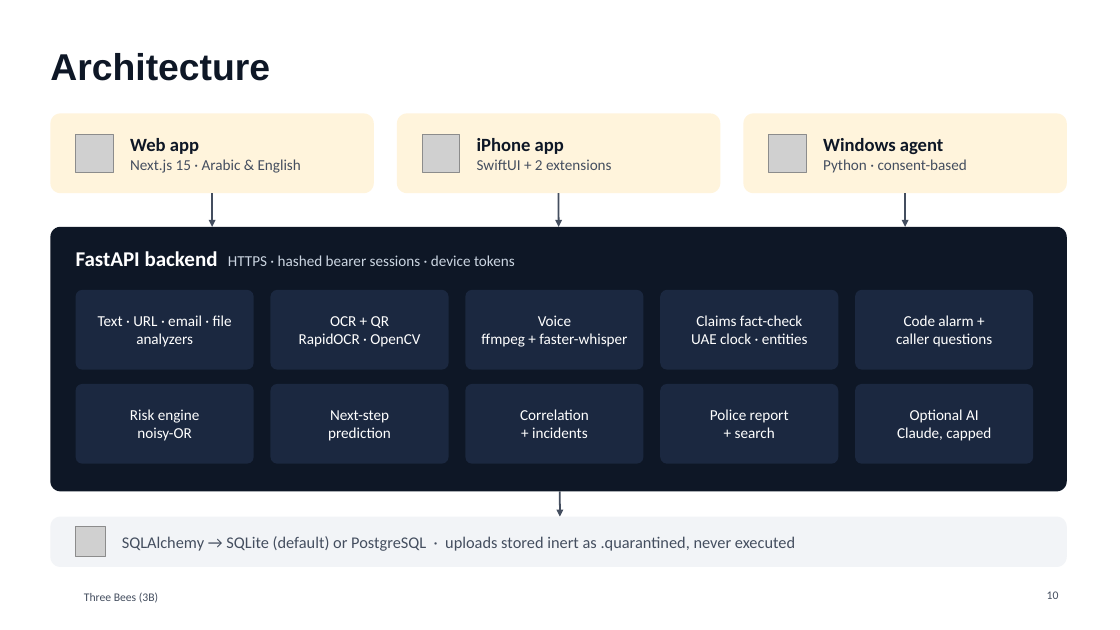
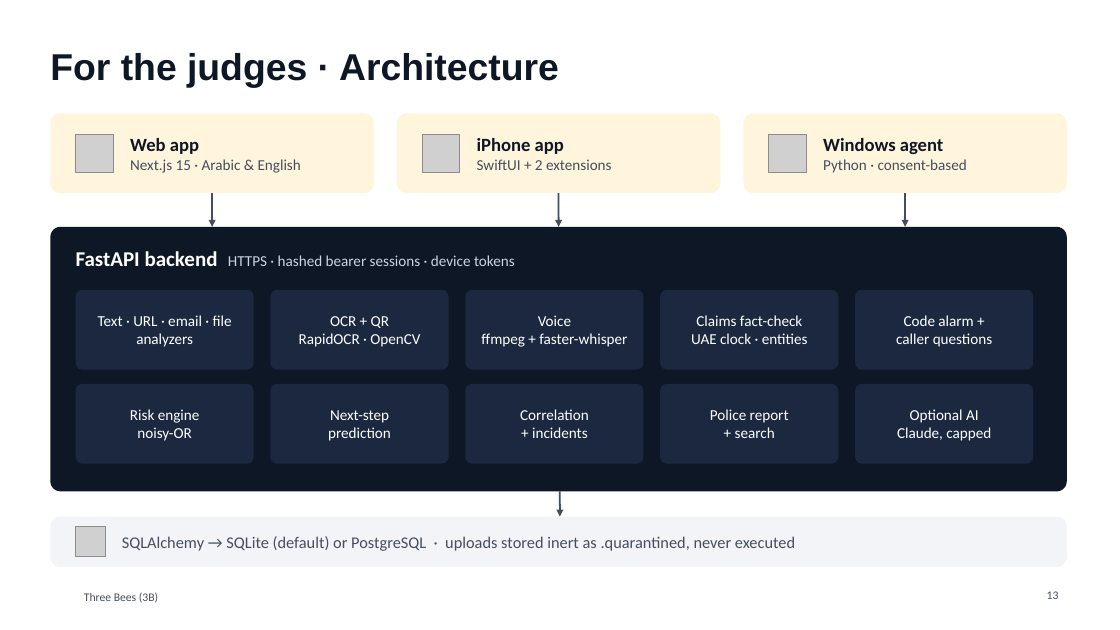
Before and after one commit to Mezx-1/three-bees, a slide deck: slide 13 of docs/presentation/ThreeBees_3B.pptx (slide 10 before the commit). Drawn at 1120x630 pixels with LibreOffice and Linux fonts; fonts in the diff are those of the drawing; grey boxes stand for pictures; background and template pictures are left out. Boxes give left, top, right and bottom in pixels: in the first picture for what was removed or moved away, otherwise in the second. Text is boxed around its words. In the diff, an @@ line names an element or a change of style, - is before the commit and + after.

```diff
--- a/docs/presentation/ThreeBees_3B.pptx
+++ b/docs/presentation/ThreeBees_3B.pptx
@@ title at [50,53,559,87]: text changed @@
-Architecture
+For the judges · Architecture
@@ page number at [1047,591,1059,599]: text changed @@
-10
+13
```
Also in this commit, not shown: 2 other slides changed, 11 slides added, 9 slides removed.
